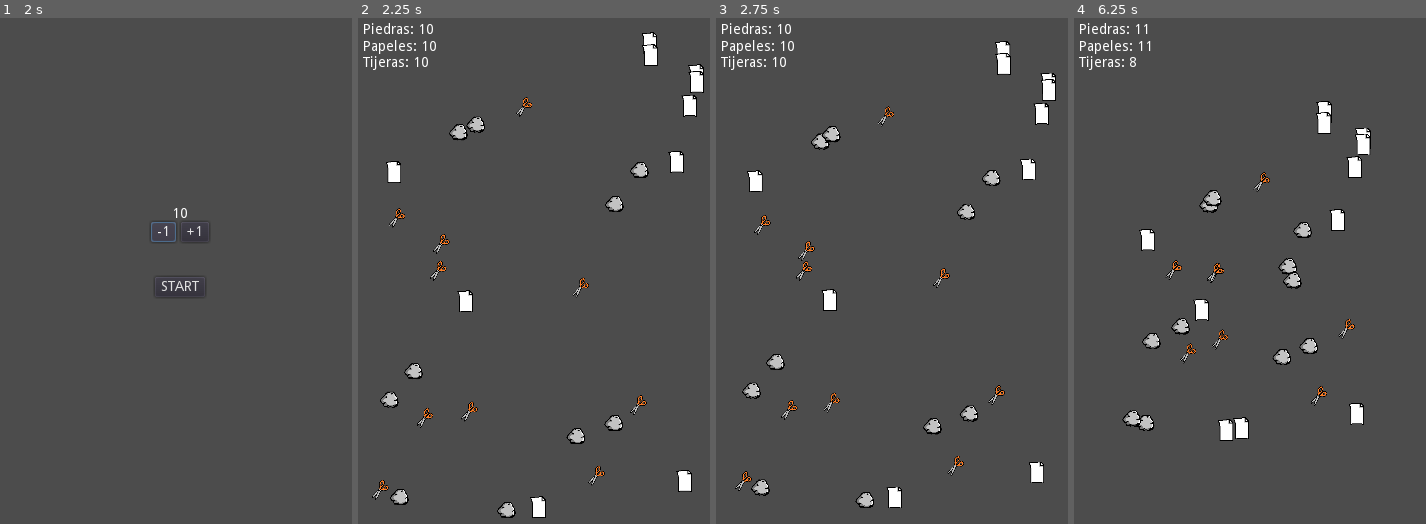
Above: before the commit, frames 1-4 (left to right).
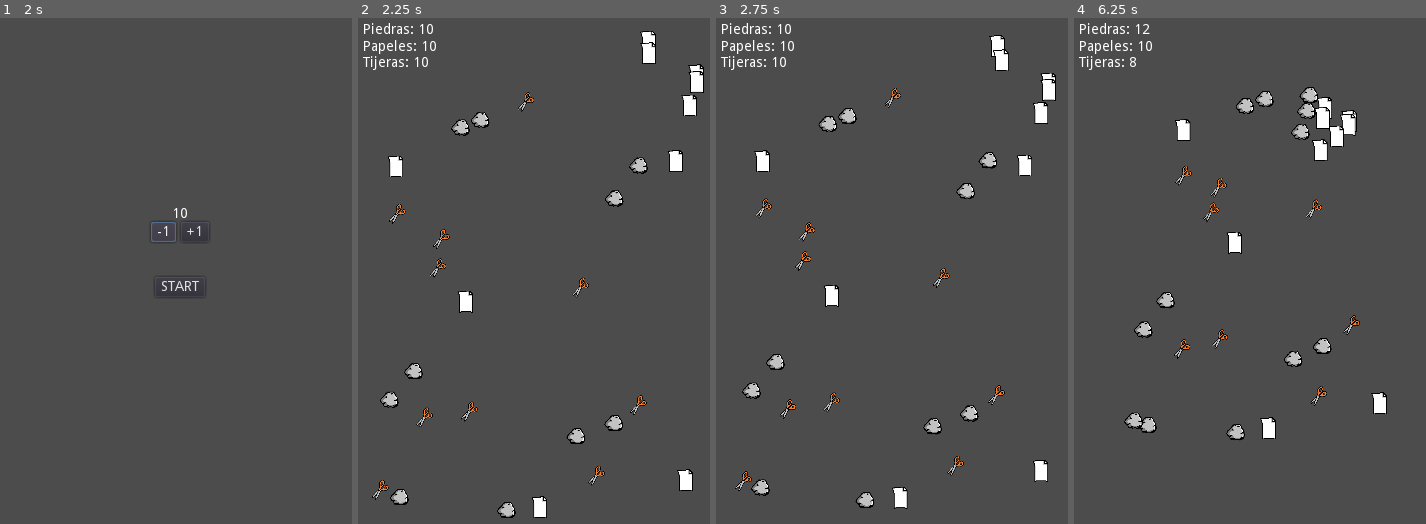
Above: after the commit, the same moments.

Repository: Earthsnake12/PiedraPapelTijera
Game: Godot game, scene res://main/main.tscn
The game is run twice, just before and just after one commit, with the same random seed, the same clock (stepped at 60 frames per second) and the same inputs.
Inputs:
- Up to frame 1 (2 s): click "+1" at 0.5 s; click "-1" at 1.25 s
- Up to frame 2 (2.25 s): click "START" at 2 s
- Up to frame 3 (2.75 s): no input
- Up to frame 4 (6.25 s): no input

Frame 1 is identical in both runs. In frame 2, 1.6% of the frame differs, in the area x 4-99%, y 2-99%; in frame 3, 3.0%; in frame 4, 5.8%, in the area x 13-89%, y 1-84%.

Commit message:
Arreglado movimiento de elementos (detodas formas hay algo raro ahi)

Diff:
--- a/elemento/Elemento.gd
+++ b/elemento/Elemento.gd
@@ -15,9 +15,8 @@
 # es llamado en cada frame. Delta es el tiempo pasado entre frame
 func _process(delta):
 
-	var velocity = Vector2.ZERO
+	var buscados
 
-	var buscados
 	if tipo == "piedra":
 		buscados = get_tree().get_nodes_in_group("tijera")
 	elif tipo == "papel":
@@ -26,11 +25,18 @@
 		buscados = get_tree().get_nodes_in_group("papel")
 
 
+	var objetivo = Vector2.ZERO
+
 	for i in range(1, buscados.size()):
-		if position.distance_to(buscados[i].position) > velocity.length():
-			velocity = buscados[i].position-position
 
-	velocity = velocity.normalized() * speed
+		if i == 1:
+			objetivo = buscados[i].position - position
+
+		elif objetivo.distance_to(buscados[i].position) < objetivo.length():
+			objetivo = buscados[i].position - position
+
+	var velocity = objetivo.normalized() * speed
+
 	position += velocity * delta
 
 
@@ -39,7 +45,7 @@
 		remove_from_group(tipo)
 	tipo = eleccion_tipo
 	$AnimatedSprite.animation = tipo
-	add_to_group(eleccion_tipo)
+	add_to_group(tipo)
 
 
 func _on_Elemento_area_entered(area):
--- a/main/HUD.gd
+++ b/main/HUD.gd
@@ -28,11 +28,13 @@
 
 func _on_Aumentar_button_down():
 	var CANT = int($Control_Start/Cantidad.text)
-	CANT += 1
-	$Control_Start/Cantidad.text = str(CANT)
+	if CANT < 30:
+		CANT += 1
+		$Control_Start/Cantidad.text = str(CANT)
 
 
 func _on_Disminuir_button_down():
 	var CANT = int($Control_Start/Cantidad.text)
-	CANT -= 1
-	$Control_Start/Cantidad.text = str(CANT)
+	if CANT > 1:
+		CANT -= 1
+		$Control_Start/Cantidad.text = str(CANT)
--- a/main/main.gd
+++ b/main/main.gd
@@ -30,6 +30,7 @@
 		enJuego = false
 
 func _on_HUD_start_game():
+	get_tree().call_group("elementos", "queue_free")
 	var CANT = int($HUD/Control_Start/Cantidad.text)
 
 	for i in CANT*3:
